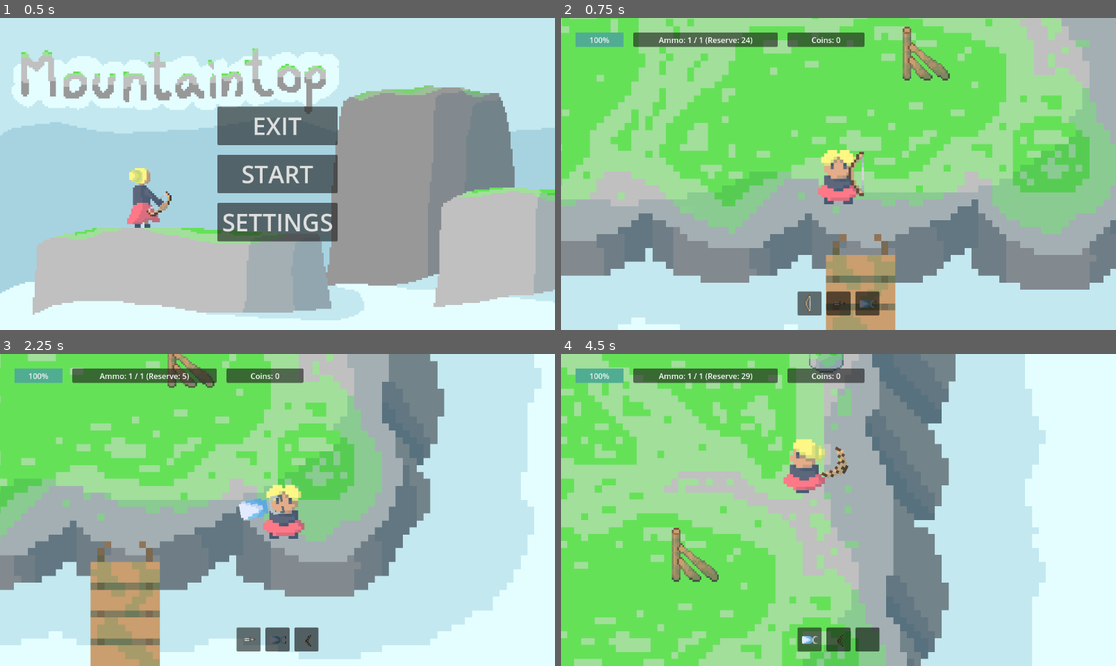
Above: before the commit, frames 1-4 (two rows, left to right).
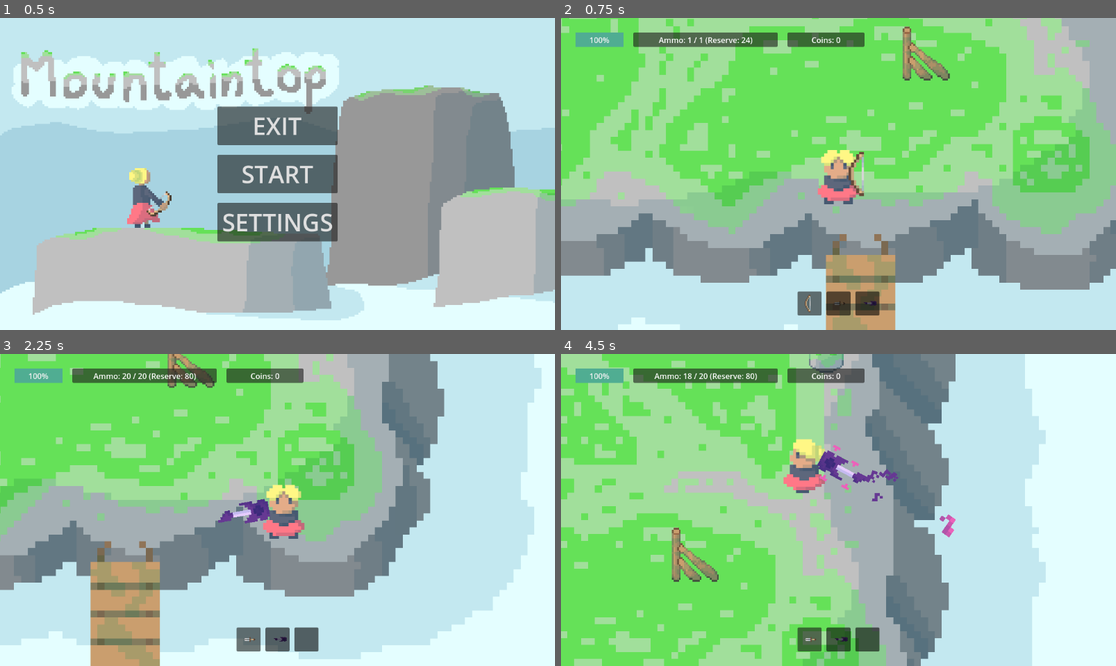
Above: after the commit, the same moments.

Repository: Kryzi/Eksamens-projekt
Game: Godot game, scene res://scenes/main_menu/main_menu.tscn
The game is run twice, just before and just after one commit, with the same random seed, the same clock (stepped at 60 frames per second) and the same inputs. Sound files missing from this copy of the repository are replaced by a short silence.
Inputs (mouse positions are in pixels of both pictures, inside the frame that each line leads up to):
- Up to frame 1 (0.5 s): no input
- Up to frame 2 (0.75 s): click "START" at 0.5 s
- Up to frame 3 (2.25 s): move the mouse to (399, 494) at 1.27 s; hold D (Right) 1.28-2.03 s; tap 0 (0) at 1.35 s; tap X (x) at 1.55, 2.1 s; move the mouse to (166, 525) at 2.02 s; hold S (Down) from 2.03 s (still down)
- Up to frame 4 (4.5 s): tap 0 (0) at 2.3, 2.85, 3.8 s; move the mouse to (894, 441) at 2.77 s; release S (Down) at 2.78 s; hold D (Right) 2.78-3.53 s; tap X (x) at 3.05 s; move the mouse to (810, 572) at 3.52 s; hold W (Up) 3.53-4.28 s; tap Shift (Dash) at 3.6 s; move the mouse to (1005, 556) at 4.27 s; press the mouse at (1005, 556) at 4.28 s; hold A (Left) from 4.28 s (still down)

Frame 1 is identical in both runs. In frame 2, less than 0.1% of the frame differs, in the area x 53-57%, y 90-93%; in frame 3, 0.8%; in frame 4, 1.1%, in the area x 16-72%, y 6-94%.

Commit message:
Rock Guitar partikler

Diff:
--- a/scenes/main/player.tscn
+++ b/scenes/main/player.tscn
@@ -28,9 +28,8 @@
 [ext_resource type="Texture2D" uid="uid://c5nwoicq03osx" path="res://sprites/andet/reload_slider/reload-slider_grabber.png" id="22_mmikf"]
 [ext_resource type="Script" path="res://scripts/weapons/reload_bar.gd" id="22_y1rj5"]
 [ext_resource type="Texture2D" uid="uid://2c0jkn2tbt40" path="res://sprites/andet/reload_slider/reload-slider_for.png" id="23_45s1f"]
-[ext_resource type="PackedScene" uid="uid://d0v146npydiyy" path="res://scenes/weapons/boomerang/boomerang_weapon.tscn" id="23_unme0"]
 [ext_resource type="Texture2D" uid="uid://be7sw3e0iboj8" path="res://sprites/andet/reload_slider/reload-slider_efter.png" id="24_py1mg"]
-[ext_resource type="PackedScene" uid="uid://c8qnpo7dkw86m" path="res://scenes/weapons/ice_cannon/ice_cannon.tscn" id="26_klgc6"]
+[ext_resource type="PackedScene" uid="uid://oruuej8gtlva" path="res://scenes/weapons/rock_guitar/rockguitar.tscn" id="26_3td7x"]
 [ext_resource type="AudioStream" uid="uid://bpicuej6pb1f2" path="res://sounds/GedSlapSound.mp3" id="27_1juf4"]
 [ext_resource type="AudioStream" uid="uid://bdr76qsc0x73l" path="res://sounds/HitSound.mp3" id="28_dg55l"]
 
@@ -241,9 +240,7 @@
 
 [node name="BasicKnife" parent="Weapon" instance=ExtResource("20_y8slu")]
 
-[node name="IsKanon" parent="Weapon" instance=ExtResource("26_klgc6")]
-
-[node name="Boomerang (weapon)" parent="Weapon" instance=ExtResource("23_unme0")]
+[node name="rockguitar" parent="Weapon" instance=ExtResource("26_3td7x")]
 
 [node name="Damage" type="Area2D" parent="."]
 
--- /dev/null
+++ b/scenes/weapons/rock_guitar/rock_guitar_particle.tscn
@@ -0,0 +1,41 @@
+[gd_scene load_steps=5 format=3 uid="uid://e0db5gjkux4k"]
+
+[ext_resource type="Texture2D" uid="uid://6vypx7rryvn3" path="res://sprites/vaaben/partikler/musik/musik_partikel-1.png" id="1_1bpyb"]
+[ext_resource type="Script" path="res://scripts/weapons/water_particle.gd" id="2_sw8mo"]
+
+[sub_resource type="Curve" id="Curve_1ry8t"]
+min_value = -100.0
+max_value = 100.0
+_data = [Vector2(0, 100), 0.0, 0.0, 0, 0, Vector2(0.376404, -95.6044), 0.0, 0.0, 0, 0]
+point_count = 2
+
+[sub_resource type="Curve" id="Curve_68o8t"]
+_data = [Vector2(0, 1), 0.0, 0.0, 0, 0, Vector2(1, 0), 0.0, 0.0, 0, 0]
+point_count = 2
+
+[node name="rock_guitar_particle" type="CPUParticles2D"]
+emitting = false
+amount = 6
+lifetime = 0.3
+one_shot = true
+explosiveness = 1.0
+texture = ExtResource("1_1bpyb")
+spread = 180.0
+gravity = Vector2(0, 0)
+initial_velocity_min = 150.0
+initial_velocity_max = 300.0
+angular_velocity_min = 0.5
+angular_velocity_max = 4.5
+angular_velocity_curve = SubResource("Curve_1ry8t")
+angle_min = -45.0
+angle_max = 45.0
+scale_amount_min = 4.5
+scale_amount_max = 7.0
+scale_amount_curve = SubResource("Curve_68o8t")
+script = ExtResource("2_sw8mo")
+
+[node name="Timer" type="Timer" parent="."]
+wait_time = 0.5
+autostart = true
+
+[connection signal="timeout" from="Timer" to="." method="_on_timer_timeout"]
--- a/scenes/weapons/rock_guitar/rock_guitar_projectile.tscn
+++ b/scenes/weapons/rock_guitar/rock_guitar_projectile.tscn
@@ -1,7 +1,7 @@
 [gd_scene load_steps=5 format=3 uid="uid://ds6u0si4rn8iw"]
 
 [ext_resource type="Script" path="res://scripts/weapons/basic_projectile.gd" id="1_wncvv"]
-[ext_resource type="PackedScene" uid="uid://cj0f648go87mm" path="res://scenes/weapons/basic_bow/arrow_particle.tscn" id="2_5xvlh"]
+[ext_resource type="PackedScene" uid="uid://e0db5gjkux4k" path="res://scenes/weapons/rock_guitar/rock_guitar_particle.tscn" id="2_2xf3q"]
 [ext_resource type="Texture2D" uid="uid://cgdtvp2d802wh" path="res://sprites/vaaben/ranged/rockguitar/node-1_rockguitar.png" id="3_xccol"]
 
 [sub_resource type="RectangleShape2D" id="RectangleShape2D_nw6fo"]
@@ -10,7 +10,7 @@
 [node name="RockGuitarProjectile" type="Area2D" groups=["projectile"]]
 script = ExtResource("1_wncvv")
 BulletSpeed = 450
-Particle = ExtResource("2_5xvlh")
+Particle = ExtResource("2_2xf3q")
 
 [node name="Sprite2D" type="Sprite2D" parent="."]
 scale = Vector2(8, 8)
--- a/scripts/weapons/basic_projectile.gd
+++ b/scripts/weapons/basic_projectile.gd
@@ -28,6 +28,15 @@
 func emitParticle():
 	var particle = Particle.instantiate()
 
+	var i = randi_range(0, 2)
+	if i == 0:
+		particle.texture = load("res://sprites/vaaben/partikler/musik/musik_partikel-1.png")
+	elif i == 1:
+		particle.texture = load("res://sprites/vaaben/partikler/musik/musik_partikel-2.png")
+	elif i == 2:
+		particle.texture = load("res://sprites/vaaben/partikler/musik/musik_partikel-3.png")
+
+
 	get_tree().get_root().call_deferred("add_child", particle)
 	particle.global_position = global_position
 	particle.emitting = true
Not shown: 1 places in scenes/main/player.tscn that only renumber resources
